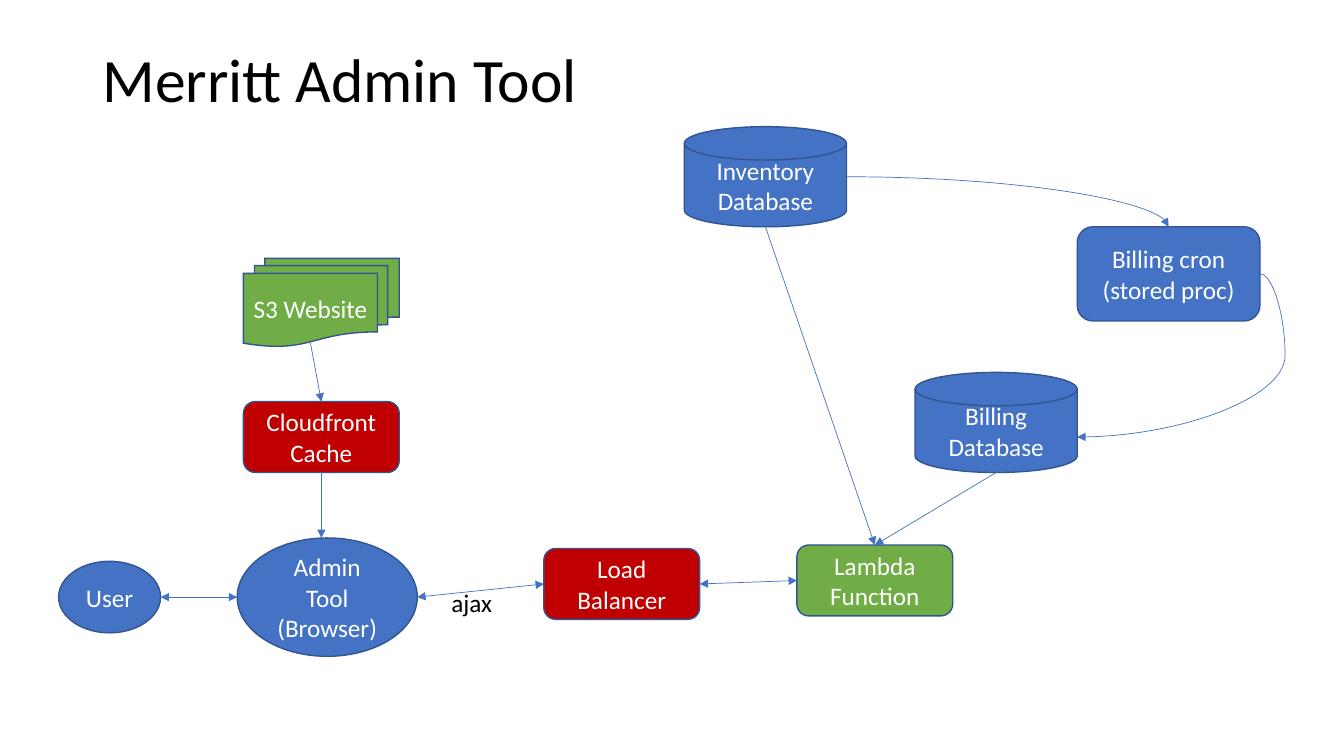
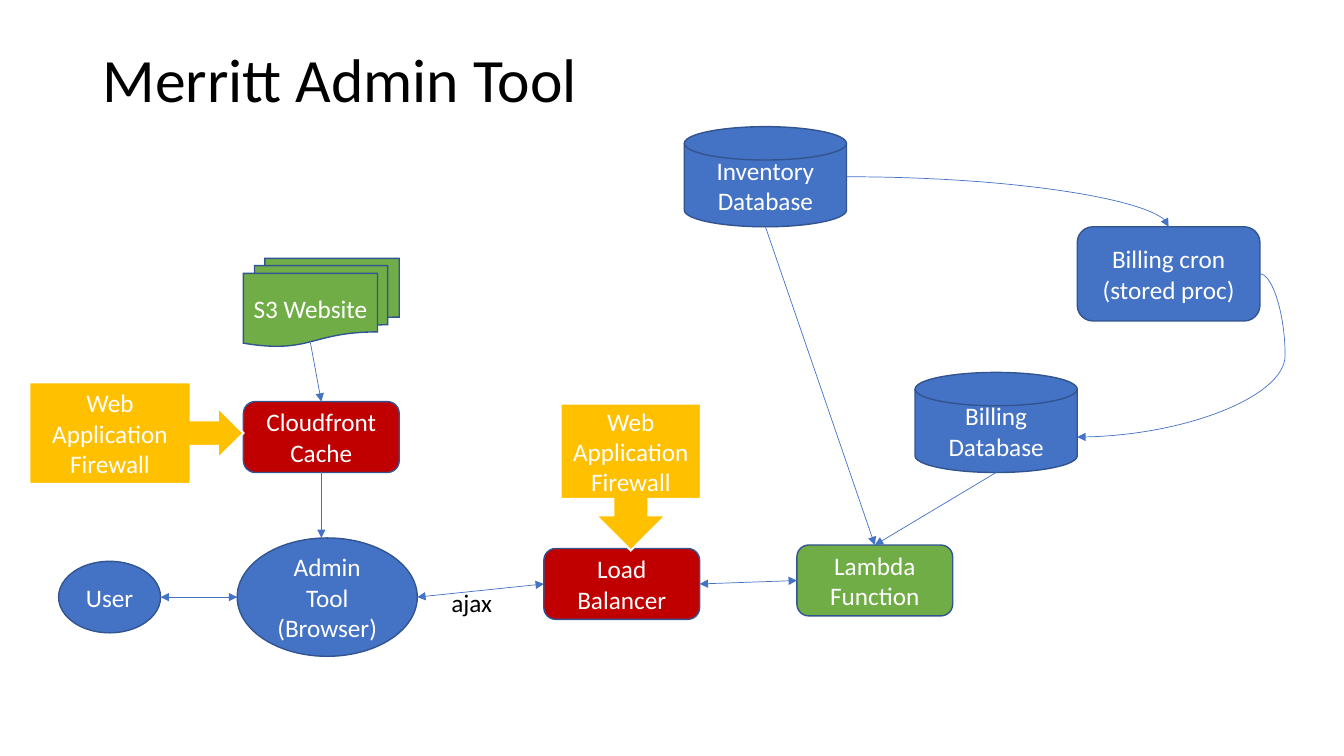
Before and after one commit to CDLUC3/mrt-admin-lambda, a slide deck: slide 1 of MerrittAdminTool.pptx. Drawn at 1344x756 pixels with LibreOffice and Linux fonts; fonts in the diff are those of the drawing. Boxes give left, top, right and bottom in pixels: in the first picture for what was removed or moved away, otherwise in the second. Text is boxed around its words. In the diff, an @@ line names an element or a change of style, - is before the commit and + after.

```diff
--- a/MerrittAdminTool.pptx
+++ b/MerrittAdminTool.pptx
@@ right arrow callout added at (29,382,243,484), fill #FFC000, outline #FFFFFF 1.5 pt, 18 pt, text #FFFFFF @@
+Web Application Firewall
@@ down arrow callout added at (561,403,701,551), fill #FFC000, outline #FFFFFF 1.5 pt, 18 pt, text #FFFFFF @@
+Web Application
+Firewall
```
Also in this commit, not shown: 1 other file.
